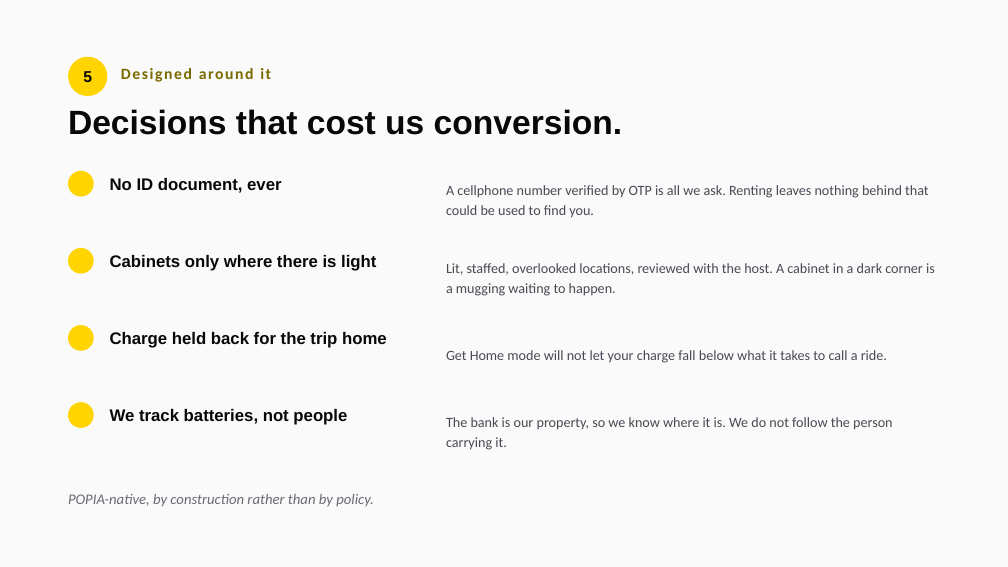
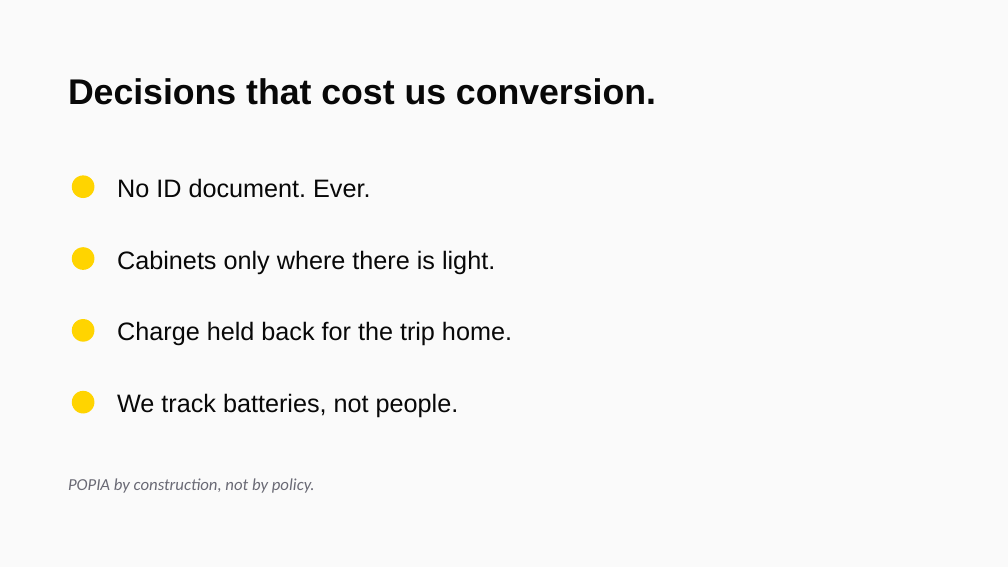
Before and after one commit to Asemahlezide22/juicetech-hackathon, a slide deck: slide 6 of Juice-Tech-Pitch.pptx. Drawn at 1008x567 pixels with LibreOffice and Linux fonts; fonts in the diff are those of the drawing. Boxes give left, top, right and bottom in pixels: in the first picture for what was removed or moved away, otherwise in the second. Text is boxed around its words. In the diff, an @@ line names an element or a change of style, - is before the commit and + after.

```diff
--- a/Juice-Tech-Pitch.pptx
+++ b/Juice-Tech-Pitch.pptx
@@ ellipse removed at (x1=68, y1=57, x2=107, y2=96) @@
@@ text removed at (x1=121, y1=54, x2=575, y2=92) @@
-Designed around it
@@ text "Decisions that cost us conversion." moved from (x1=68, y1=109, x2=622, y2=135) to (x1=68, y1=78, x2=656, y2=105) @@
@@ text "Decisions that cost us conversion." at (x1=68, y1=78, x2=656, y2=105): size 32 to 34 pt @@
@@ text removed at (x1=83, y1=71, x2=92, y2=82) @@
-5
@@ ellipse moved from (x1=68, y1=171, x2=94, y2=197) to (x1=72, y1=175, x2=95, y2=198) @@
@@ text at (x1=117, y1=178, x2=370, y2=198): text changed; size 16 to 24 pt; bold off @@
-No ID document, ever
+No ID document. Ever.
@@ text removed at (x1=446, y1=185, x2=928, y2=218) @@
-A cellphone number verified by OTP is all we ask. Renting leaves nothing behind that could be used to find you.
@@ ellipse moved from (x1=68, y1=402, x2=94, y2=428) to (x1=72, y1=247, x2=95, y2=270) @@
@@ text at (x1=117, y1=250, x2=495, y2=274): text changed; size 16 to 24 pt; bold off @@
-Cabinets only where there is light
+Cabinets only where there is light.
@@ text removed at (x1=446, y1=263, x2=935, y2=296) @@
-Lit, staffed, overlooked locations, reviewed with the host. A cabinet in a dark corner is a mugging waiting to happen.
@@ ellipse moved from (x1=68, y1=325, x2=94, y2=351) to (x1=72, y1=319, x2=95, y2=342) @@
@@ text at (x1=117, y1=321, x2=512, y2=346): text changed; size 16 to 24 pt; bold off @@
-Charge held back for the trip home
+Charge held back for the trip home.
@@ text removed at (x1=446, y1=350, x2=887, y2=363) @@
-Get Home mode will not let your charge fall below what it takes to call a ride.
@@ ellipse moved from (x1=68, y1=248, x2=94, y2=274) to (x1=72, y1=391, x2=95, y2=414) @@
@@ text at (x1=117, y1=393, x2=459, y2=418): text changed; size 16 to 24 pt; bold off @@
-We track batteries, not people
+We track batteries, not people.
@@ text removed at (x1=446, y1=417, x2=893, y2=450) @@
-The bank is our property, so we know where it is. We do not follow the person carrying it.
@@ text at (x1=68, y1=478, x2=315, y2=493): text changed; size 14 to 16 pt @@
-POPIA-native, by construction rather than by policy.
+POPIA by construction, not by policy.
```
Also in this commit, not shown: 3 other slides changed, 4 slides added, 5 slides removed, 1 other file.
